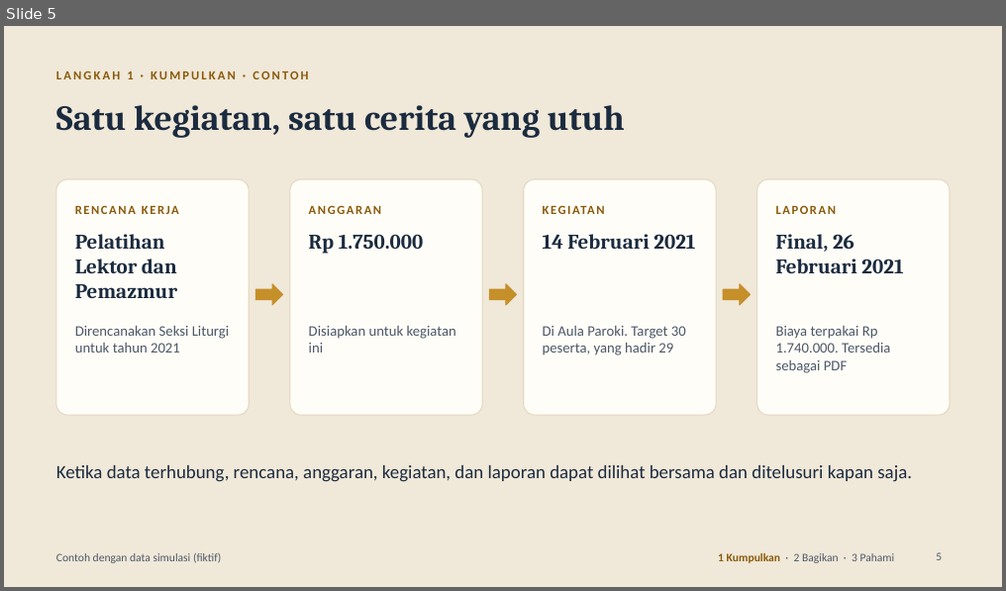
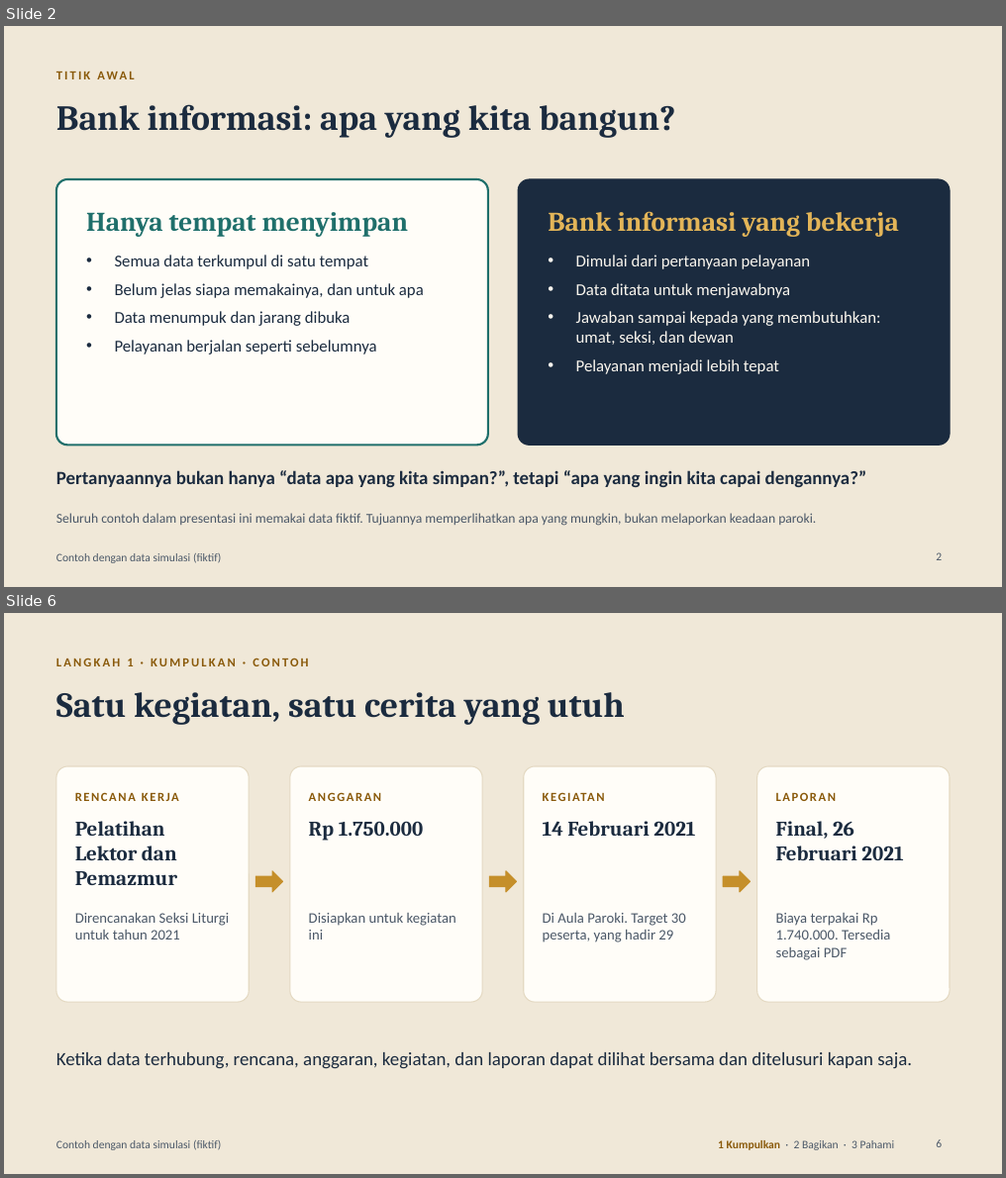
Before and after one commit to mizuruka92/church-activties, a slide deck: docs/presentation/pusat_informasi_paroki_dewan.pptx. Shown one above the other, each under a label of ours: slide 5 before the commit, slides 2 and 6 after it; the slides between them are not shown. The pictures are 1006x591 and 1006x1178 pixels, drawn with LibreOffice and Linux fonts; fonts in the diff are those of the drawing. Boxes give left, top, right and bottom in pixels: in the first picture for what was removed or moved away, otherwise in the second. Text is boxed around its words. In the diff, an @@ line names an element or a change of style, - is before the commit and + after.

```diff
--- a/docs/presentation/pusat_informasi_paroki_dewan.pptx
+++ b/docs/presentation/pusat_informasi_paroki_dewan.pptx
@@ slide 2 added at box(4, 26, 1002, 587), background #F0E8D8; not listed: 1 template element that a slide beside it also shows @@
@@ text added at box(56, 68, 949, 93), 12 pt, text #8A5A0B, bold @@
+TITIK AWAL
@@ title added at box(56, 104, 675, 138), 34 pt, text #1B2B3F, bold @@
+Bank informasi: apa yang kita bangun?
@@ rounded rectangle added at box(56, 179, 488, 445), fill #FFFDF8, outline #1F6F6B 2 pt @@
@@ rounded rectangle added at box(519, 179, 950, 445), fill #1B2B3F, outline #1B2B3F 1 pt @@
@@ text added at box(86, 212, 408, 237), 26 pt, text #1F6F6B, bold @@
+Hanya tempat menyimpan
@@ text added at box(548, 211, 899, 237), 26 pt, text #E3B558, bold @@
+Bank informasi yang bekerja
@@ text added at box(115, 255, 424, 355), 16 pt, text #1B2B3F @@
+• Semua data terkumpul di satu tempat
+• Belum jelas siapa memakainya, dan untuk apa
+• Data menumpuk dan jarang dibuka
+• Pelayanan berjalan seperti sebelumnya
@@ text added at box(576, 255, 880, 374), 16 pt, text #FAF6EE @@
+• Dimulai dari pertanyaan pelayanan
+• Data ditata untuk menjawabnya
+• Jawaban sampai kepada yang membutuhkan: umat, seksi, dan dewan
+• Pelayanan menjadi lebih tepat
@@ text added at box(56, 471, 867, 487), 18 pt, text #1B2B3F, bold @@
+Pertanyaannya bukan hanya “data apa yang kita simpan?”, tetapi “apa yang ingin kita capai dengannya?”
@@ text added at box(56, 513, 816, 526), 13 pt, text #4B5868 @@
+Seluruh contoh dalam presentasi ini memakai data fiktif. Tujuannya memperlihatkan apa yang mungkin, bukan melaporkan keadaan paroki.
@@ page number added at box(936, 553, 942, 561), 11 pt, text #4B5868 @@
+2
@@ what was slide 5 is now slide 6 @@
@@ page number at box(936, 1140, 942, 1148): text changed @@
-5
+6
```
Also in this commit, not shown: 6 slides changed, 1 other slide added, 2 other files.
